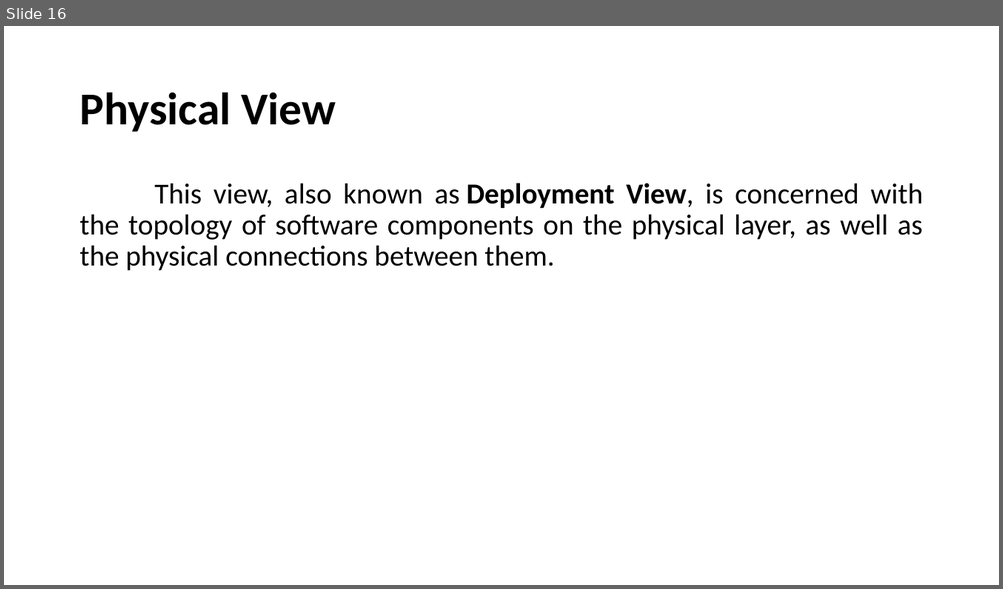
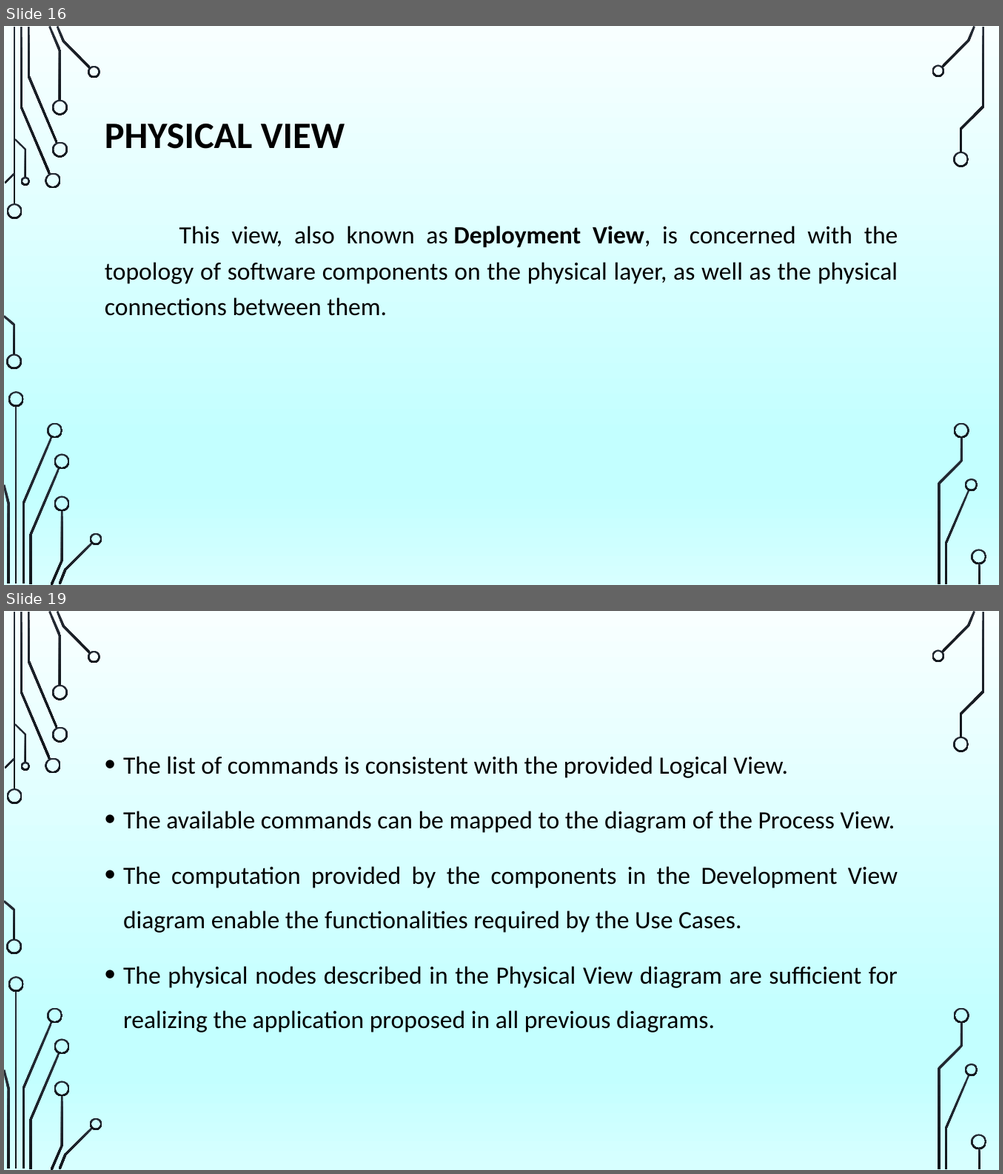
Before and after one commit to dianamoreira/thefuck, a slide deck: ArchSW-docs/The Fuck.pptx. Shown one above the other, each under a label of ours: slide 16 before the commit, slides 16 and 19 after it; the slides between them are not shown. The pictures are 1003x589 and 1003x1174 pixels, drawn with LibreOffice and Linux fonts; fonts in the diff are those of the drawing; background and template pictures are left out. Boxes give left, top, right and bottom in pixels: in the first picture for what was removed or moved away, otherwise in the second. Text is boxed around its words. In the diff, an @@ line names an element or a change of style, - is before the commit and + after.

```diff
--- a/ArchSW-docs/The Fuck.pptx
+++ b/ArchSW-docs/The Fuck.pptx
@@ slide 19 added at [4,611,999,1170], background picture (left out); not listed: 36 template elements that a slide beside it also shows @@
@@ text added at [123,756,897,1033], 24 pt, text #000000 @@
+• The list of commands is consistent with the provided Logical View.
+• The available commands can be mapped to the diagram of the Process View.
+• The computation provided by the components in the Development View diagram enable the functionalities required by the Use Cases.
+• The physical nodes described in the Physical View diagram are sufficient for realizing the application proposed in all previous diagrams.
@@ slide 16 changed as well @@
@@ background #FFFFFF to picture (left out) @@
@@ title at [105,124,344,149]: text changed; size 44 to 36 pt @@
-Physical View
+PHYSICAL VIEW
@@ text "This view, also known as ...": place and size @@
-text "This view, also known as ..." at [79,183,923,271]
+text "This view, also known as ..." at [105,226,898,316]
@@ text "This view, also known as ..." at [105,226,898,316]: size 28 to 24 pt; line spacing 0.9 to 1.2 @@
@@ group added at [4,26,987,585]: 33 freeform shapes, 3 rectangles @@
```
Also in this commit, not shown: 10 other slides changed, 9 other slides added, 6 slides removed, 1 other file.
